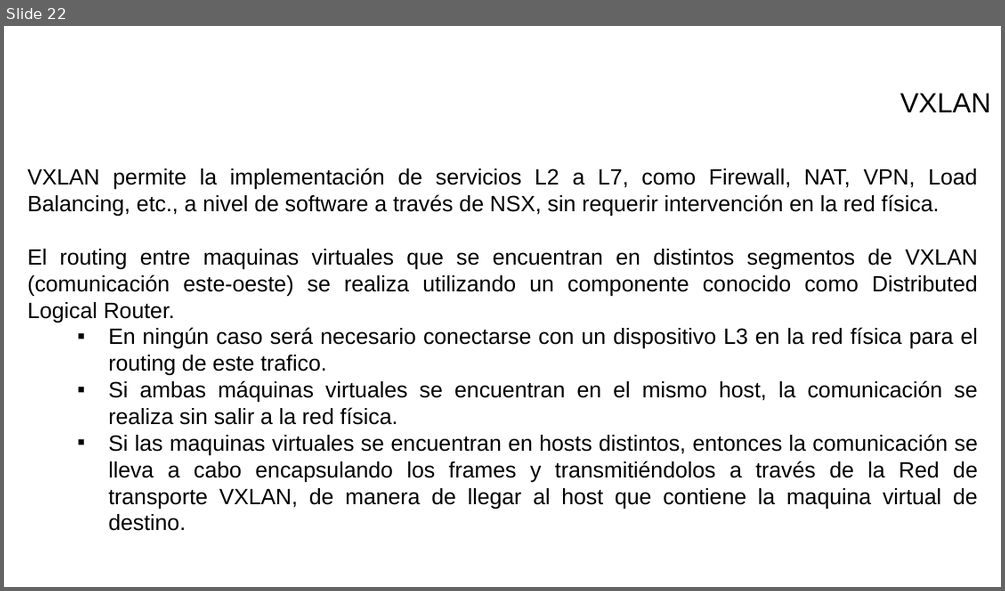
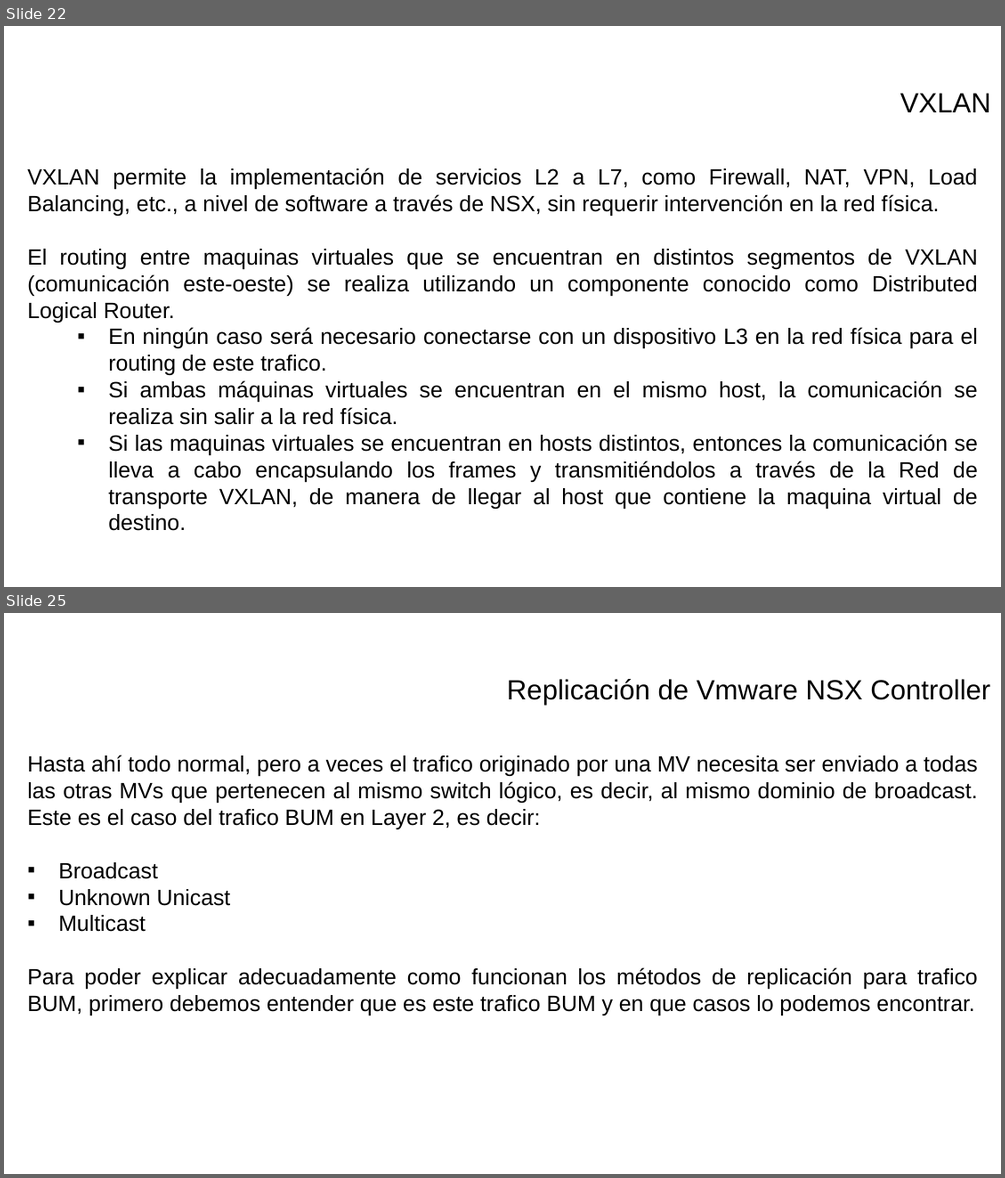
Before and after one commit to israelcts/curso_vmware_nsx_sedena, a slide deck: VMWare - II.pptx. Shown one above the other, each under a label of ours: slide 22 before the commit, slides 22 and 25 after it; the slides between them are not shown. The pictures are 1005x591 and 1005x1178 pixels, drawn with LibreOffice and Linux fonts; fonts in the diff are those of the drawing; background and template pictures are left out. Boxes give left, top, right and bottom in pixels: in the first picture for what was removed or moved away, otherwise in the second. Text is boxed around its words. In the diff, an @@ line names an element or a change of style, - is before the commit and + after.

```diff
--- a/VMWare - II.pptx
+++ b/VMWare - II.pptx
@@ slide 25 added at (x1=4, y1=613, x2=1001, y2=1174), background picture (left out) @@
@@ text added at (x1=507, y1=679, x2=990, y2=706), 20 pt, text #000000 @@
+Replicación de Vmware NSX Controller
@@ text added at (x1=27, y1=755, x2=978, y2=1015), 16 pt, text #000000 @@
+Hasta ahí todo normal, pero a veces el trafico originado por una MV necesita ser enviado a todas las otras MVs que pertenecen al mismo switch lógico, es decir, al mismo dominio de broadcast. Este es el caso del trafico BUM en Layer 2, es decir:
+▪ Broadcast
+▪ Unknown Unicast
+▪ Multicast
+Para poder explicar adecuadamente como funcionan los métodos de replicación para trafico BUM, primero debemos entender que es este trafico BUM y en que casos lo podemos encontrar.
```
Also in this commit, not shown: 9 other slides added.
